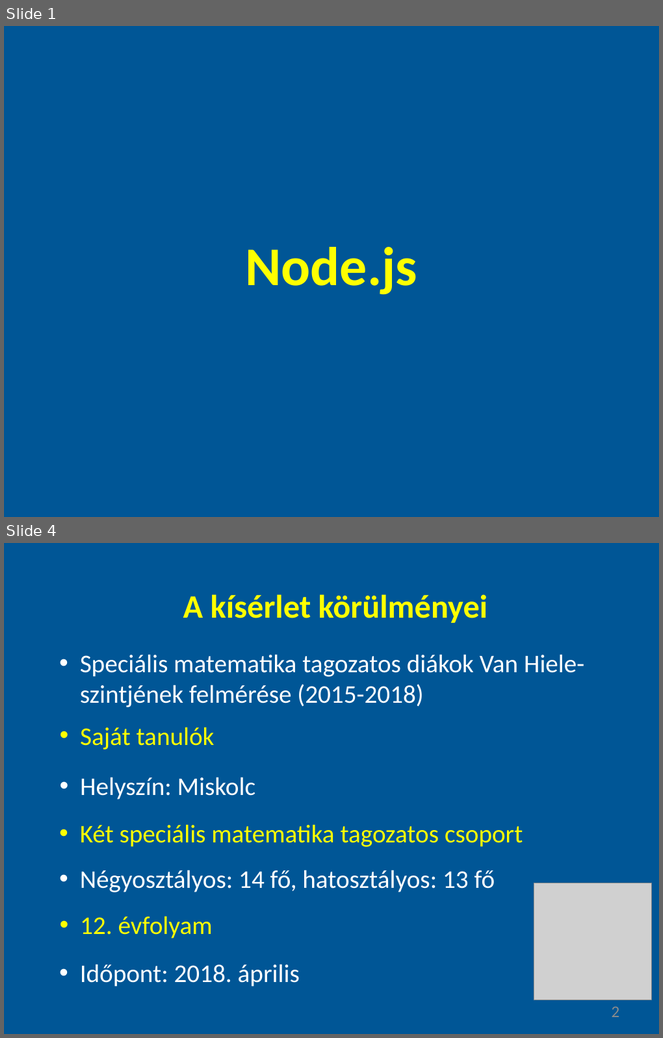
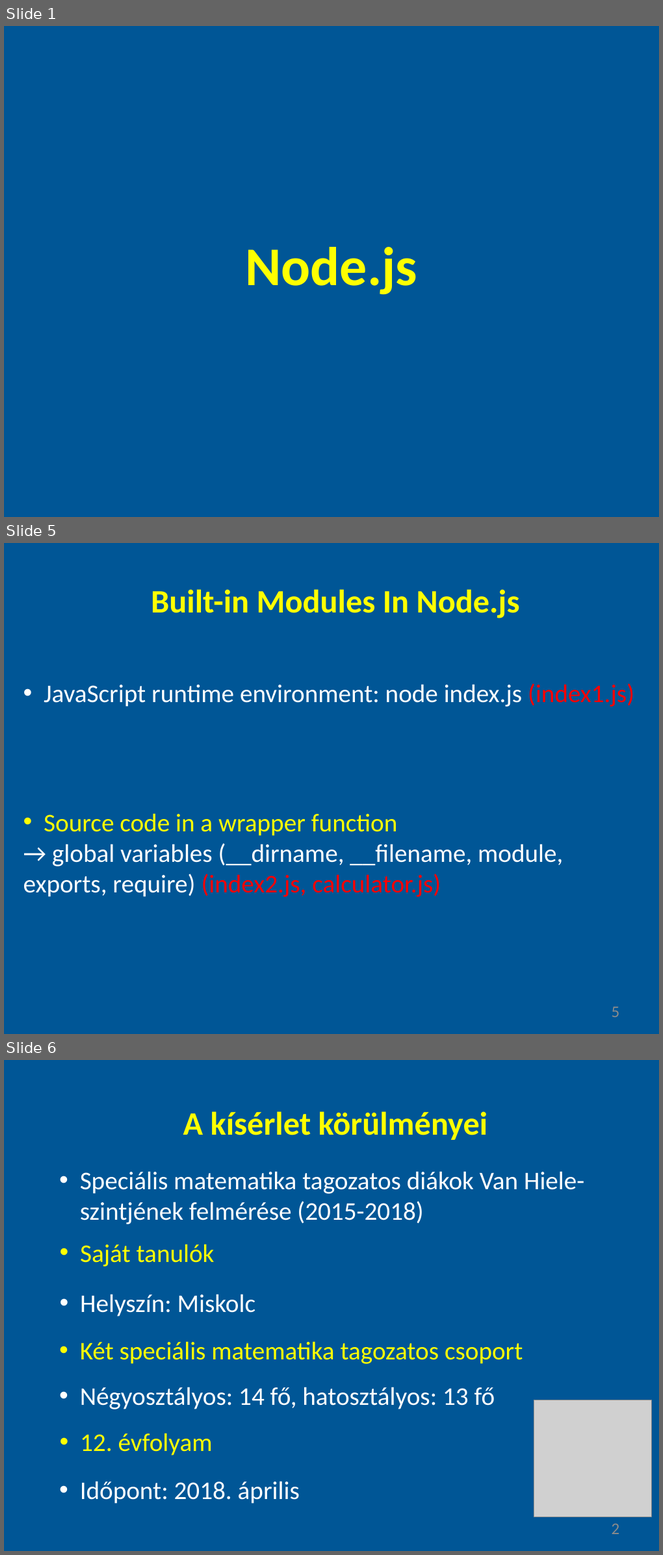
Before and after one commit to gyoryakos/presentations, a slide deck: nodejs.pptx. Shown one above the other, each under a label of ours: slides 1 and 4 before the commit, slides 1, 5 and 6 after it; the slides between them are not shown. The pictures are 663x1038 and 663x1555 pixels, drawn with LibreOffice and Linux fonts; fonts in the diff are those of the drawing; grey boxes stand for pictures. Boxes give left, top, right and bottom in pixels: in the first picture for what was removed or moved away, otherwise in the second. Text is boxed around its words. In the diff, an @@ line names an element or a change of style, - is before the commit and + after.

```diff
--- a/nodejs.pptx
+++ b/nodejs.pptx
@@ slide 5 added at bbox=[4, 543, 659, 1034], background #005696 @@
@@ text added at bbox=[151, 589, 520, 618], 36 pt, text #FFFF00, bold @@
+Built-in Modules In Node.js
@@ text added at bbox=[44, 683, 634, 707], 28 pt, text #FFFFFF @@
+• JavaScript runtime environment: node index.js (index1.js)
@@ text added at bbox=[24, 813, 563, 897], 28 pt, text #FFFFFF @@
+• Source code in a wrapper function
+→ global variables (__dirname, __filename, module,
+exports, require) (index2.js, calculator.js)
@@ page number added at bbox=[612, 1007, 620, 1017], 18 pt, text #8C8C8C @@
+5
@@ what was slide 4 is now slide 6 @@
```
Also in this commit, not shown: 2 slides changed, 1 other slide added.
